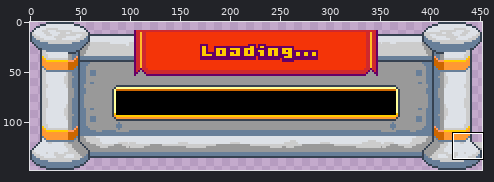
File history of a pixel-art file, assets/preload/preload-bg.ase. The first picture is a wide view before the edit; the outline marks the close-up.
Close-up. As it was:
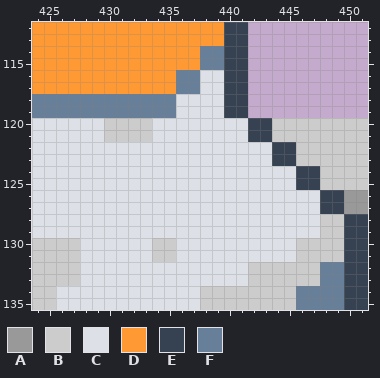
452x148 pixels, 1 frame. Shown: x 424..451, y 112..135.
Visible layers, top first: "load bar", "loading text", "bg".
Palette (. is transparent): A #999999  B #cccccc  C #dde1e7  D #ff9933  E #364251  F #687f99
Pixels before, first column x 424:
112 DDDDDDDDDDDDDDDDEE..........
113 DDDDDDDDDDDDDDDDEE..........
114 DDDDDDDDDDDDDDFFEE..........
115 DDDDDDDDDDDDDDFFEE..........
116 DDDDDDDDDDDDFFCCEE..........
117 DDDDDDDDDDDDFFCCEE..........
118 FFFFFFFFFFFFCCCCEE..........
119 FFFFFFFFFFFFCCCCEE..........
120 CCCCCCBBBBCCCCCCCCEEBBBBBBBB
121 CCCCCCBBBBCCCCCCCCEEBBBBBBBB
122 CCCCCCCCCCCCCCCCCCCCEEBBBBBB
123 CCCCCCCCCCCCCCCCCCCCEEBBBBBB
124 CCCCCCCCCCCCCCCCCCCCCCEEBBBB
125 CCCCCCCCCCCCCCCCCCCCCCEEBBBB
126 CCCCCCCCCCCCCCCCCCCCCCCCEEAA
127 CCCCCCCCCCCCCCCCCCCCCCCCEEAA
128 CCCCCCCCCCCCCCCCCCCCCCCCBBEE
129 CCCCCCCCCCCCCCCCCCCCCCCCBBEE
130 BBBBCCCCCCBBCCCCCCCCCCBBBBEE
131 BBBBCCCCCCBBCCCCCCCCCCBBBBEE
132 BBBBCCCCCCCCCCCCCCBBBBBBFFEE
133 BBBBCCCCCCCCCCCCCCBBBBBBFFEE
134 BBCCCCCCCCCCCCBBBBBBBBFFFFEE
135 BBCCCCCCCCCCCCBBBBBBBBFFFFEE
The same view after the edit:
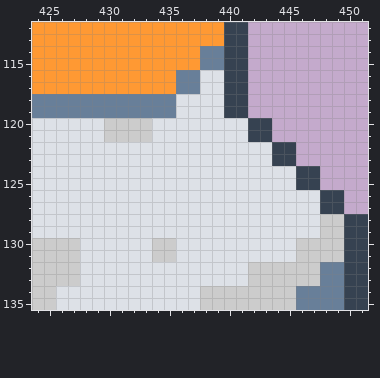
The commit says: Clean up extra pixels in preload-bg.png. Signed-off-by: Zach Bennett <xslingshot@gmail.com>
Difference:
Layer "bg":
y 120..121: x 444..451 BBBBBBBB -> ........
y 122..123: x 446..451 BBBBBB -> ......
y 124..125: x 448..451 BBBB -> ....
y 126..127: x 450..451 AA -> ..
